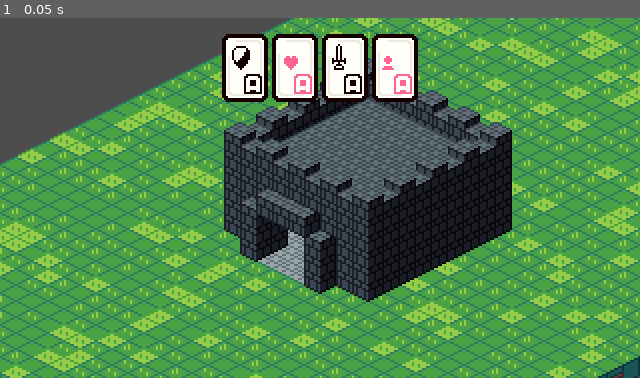
Above: before the commit, frame 1.
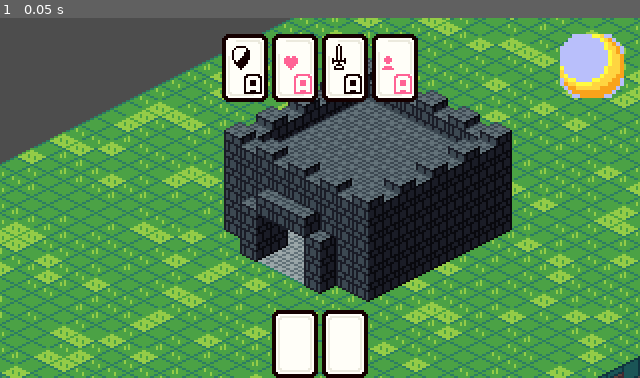
Above: after the commit, the same moment.

Repository: Lucas-Inacioo/castle-cards
Game: Godot game, scene res://scenes/main.tscn
The game is run twice, just before and just after one commit, with the same random seed, the same clock (stepped at 60 frames per second) and the same inputs.
Inputs:
- Up to frame 1 (0.05 s): no input

The runs differ from the first frame. In frame 1, 4.3% of the frame differs, in the area x 42-98%, y 4-100%.

Commit message:
Add Moon UI button and update main scene layout
Added Moon.aseprite and Moon.png assets and integrated a new MoonButton (TextureButton) into the UI. Refactored the main scene's UI structure to use a Control node as a container, reorganized CardsContainer, and added SlotsContainer with card slot visuals. Cleaned up main.gd by removing unused lines.

Diff:
--- a/scenes/main.tscn
+++ b/scenes/main.tscn
@@ -1,10 +1,11 @@
-[gd_scene load_steps=12 format=4 uid="uid://cesq67uqhe7y4"]
+[gd_scene load_steps=15 format=4 uid="uid://cesq67uqhe7y4"]
 
 [ext_resource type="Script" uid="uid://j26ihxg5u3dv" path="res://scripts/main.gd" id="1_ig7tw"]
 [ext_resource type="Texture2D" uid="uid://cbqmfg4bv8leq" path="res://arts/blocks.tres" id="2_0wfyh"]
 [ext_resource type="Script" uid="uid://cugpe7opfkil7" path="res://scenes/camera_movement.gd" id="2_jyhfs"]
 [ext_resource type="PackedScene" uid="uid://c3eqr8wutwr6t" path="res://scenes/player_castle.tscn" id="5_tbgi4"]
 [ext_resource type="Texture2D" uid="uid://pfr2n6jbno3r" path="res://arts/Cards.png" id="5_tefeu"]
+[ext_resource type="Texture2D" uid="uid://cmqdmrted7qy2" path="res://arts/Moon.png" id="6_tefeu"]
 
 [sub_resource type="TileSetAtlasSource" id="TileSetAtlasSource_sugp2"]
 texture = ExtResource("2_0wfyh")
@@ -123,6 +124,14 @@
 atlas = ExtResource("5_tefeu")
 region = Rect2(1, 109, 23, 34)
 
+[sub_resource type="AtlasTexture" id="AtlasTexture_tefeu"]
+atlas = ExtResource("5_tefeu")
+region = Rect2(351, 1, 23, 34)
+
+[sub_resource type="AtlasTexture" id="AtlasTexture_ya4ey"]
+atlas = ExtResource("5_tefeu")
+region = Rect2(351, 1, 23, 34)
+
 [node name="Main" type="Node2D"]
 script = ExtResource("1_ig7tw")
 
@@ -142,43 +151,108 @@
 
 [node name="UI" type="CanvasLayer" parent="."]
 
-[node name="CardsContainer" type="MarginContainer" parent="UI"]
-anchors_preset = -1
+[node name="Control" type="Control" parent="UI"]
+custom_minimum_size = Vector2(640, 360)
+layout_mode = 3
+anchors_preset = 15
 anchor_right = 1.0
-anchor_bottom = 0.22200002
-offset_bottom = -39.920006
+anchor_bottom = 1.0
+grow_horizontal = 2
+grow_vertical = 2
+
+[node name="CardsContainer" type="MarginContainer" parent="UI/Control"]
+layout_mode = 1
+anchors_preset = 5
+anchor_left = 0.5
+anchor_right = 0.5
+offset_left = -320.0
+offset_right = 320.0
+offset_bottom = 84.0
+grow_horizontal = 2
 size_flags_horizontal = 6
 theme_override_constants/margin_top = 16
 
-[node name="CenterContainer" type="CenterContainer" parent="UI/CardsContainer"]
+[node name="CenterContainer" type="CenterContainer" parent="UI/Control/CardsContainer"]
 custom_minimum_size = Vector2(640, 0)
 layout_mode = 2
 size_flags_horizontal = 3
 
-[node name="HboxContainer" type="HBoxContainer" parent="UI/CardsContainer/CenterContainer"]
-layout_mode = 2
-size_flags_horizontal = 6
-
-[node name="Card1" type="TextureRect" parent="UI/CardsContainer/CenterContainer/HboxContainer"]
+[node name="HboxContainer" type="HBoxContainer" parent="UI/Control/CardsContainer/CenterContainer"]
+layout_mode = 2
+size_flags_horizontal = 6
+
+[node name="Card1" type="TextureRect" parent="UI/Control/CardsContainer/CenterContainer/HboxContainer"]
 custom_minimum_size = Vector2(46, 68)
 layout_mode = 2
 texture = SubResource("AtlasTexture_o6xl0")
 expand_mode = 1
 
-[node name="Card2" type="TextureRect" parent="UI/CardsContainer/CenterContainer/HboxContainer"]
+[node name="Card2" type="TextureRect" parent="UI/Control/CardsContainer/CenterContainer/HboxContainer"]
 custom_minimum_size = Vector2(46, 68)
 layout_mode = 2
 texture = SubResource("AtlasTexture_tipki")
 expand_mode = 1
 
-[node name="Card3" type="TextureRect" parent="UI/CardsContainer/CenterContainer/HboxContainer"]
+[node name="Card3" type="TextureRect" parent="UI/Control/CardsContainer/CenterContainer/HboxContainer"]
 custom_minimum_size = Vector2(46, 68)
 layout_mode = 2
 texture = SubResource("AtlasTexture_85g3d")
 expand_mode = 1
 
-[node name="Card4" type="TextureRect" parent="UI/CardsContainer/CenterContainer/HboxContainer"]
+[node name="Card4" type="TextureRect" parent="UI/Control/CardsContainer/CenterContainer/HboxContainer"]
 custom_minimum_size = Vector2(46, 68)
 layout_mode = 2
 texture = SubResource("AtlasTexture_choun")
 expand_mode = 1
+
+[node name="MoonContainer" type="MarginContainer" parent="UI/Control"]
+layout_mode = 1
+anchors_preset = 1
+anchor_left = 1.0
+anchor_right = 1.0
+offset_left = -80.0
+offset_bottom = 80.0
+grow_horizontal = 0
+theme_override_constants/margin_top = 16
+theme_override_constants/margin_right = 16
+
+[node name="MoonButton" type="TextureButton" parent="UI/Control/MoonContainer"]
+custom_minimum_size = Vector2(64, 64)
+layout_mode = 2
+texture_normal = ExtResource("6_tefeu")
+stretch_mode = 5
+
+[node name="SlotsContainer" type="MarginContainer" parent="UI/Control"]
+layout_mode = 1
+anchors_preset = 7
+anchor_left = 0.5
+anchor_top = 1.0
+anchor_right = 0.5
+anchor_bottom = 1.0
+offset_left = -320.0
+offset_top = -68.0
+offset_right = 320.0
+grow_horizontal = 2
+grow_vertical = 0
+size_flags_horizontal = 6
+
+[node name="CenterContainer" type="CenterContainer" parent="UI/Control/SlotsContainer"]
+custom_minimum_size = Vector2(640, 0)
+layout_mode = 2
+size_flags_horizontal = 3
+
+[node name="HboxContainer" type="HBoxContainer" parent="UI/Control/SlotsContainer/CenterContainer"]
+layout_mode = 2
+size_flags_horizontal = 6
+
+[node name="CardSlotResource" type="TextureRect" parent="UI/Control/SlotsContainer/CenterContainer/HboxContainer"]
+custom_minimum_size = Vector2(46, 68)
+layout_mode = 2
+texture = SubResource("AtlasTexture_tefeu")
+expand_mode = 1
+
+[node name="CardSlotUpgrade" type="TextureRect" parent="UI/Control/SlotsContainer/CenterContainer/HboxContainer"]
+custom_minimum_size = Vector2(46, 68)
+layout_mode = 2
+texture = SubResource("AtlasTexture_ya4ey")
+expand_mode = 1
--- a/scripts/main.gd
+++ b/scripts/main.gd
@@ -1,3 +1 @@
 extends Node2D
-
-#
Binary file added: arts/Moon.aseprite
Binary file added: arts/Moon.png
Not shown, added: arts/Moon.png.import
